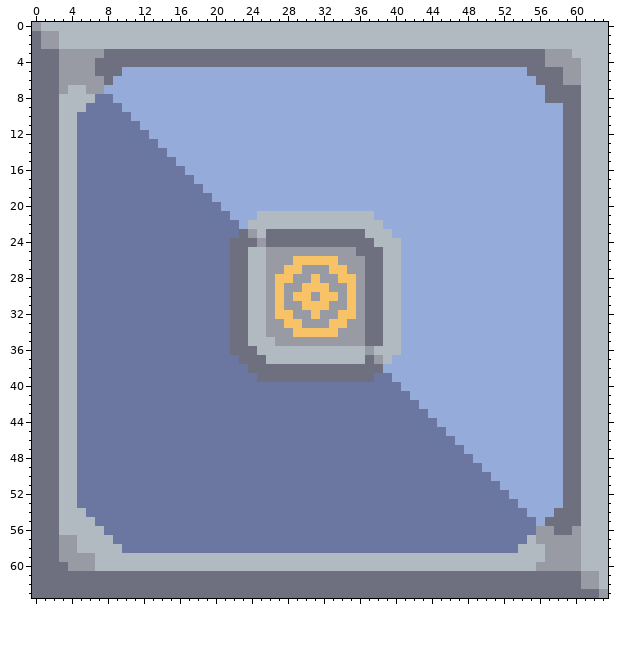
Pixel-art sprite -- assets/sprites/blocks/power/solar-thermal-collector.png. That is the earlier state.
The file is 64x64 pixels.
After:
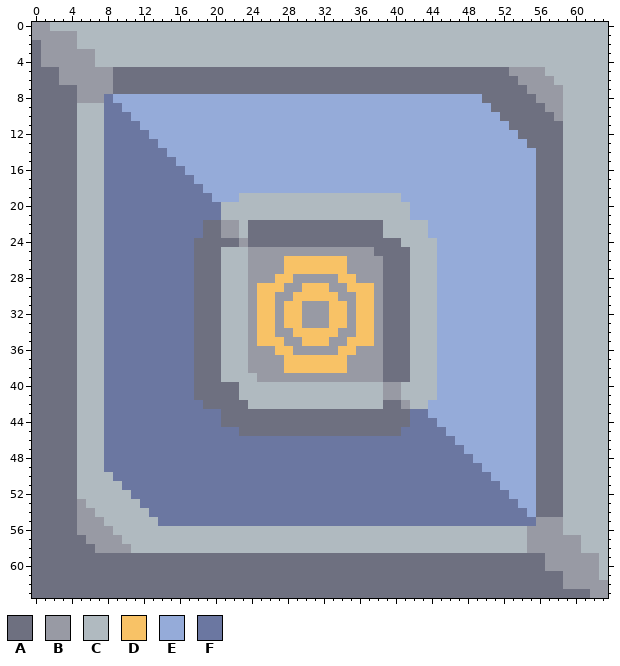
Palette (. is transparent): A #6e7080  B #989aa4  C #b0bac0  D #f8c266  E #95abd9  F #6b77a1
Edits made:
y 0: x 1 C -> B
y 1: x 0 A -> B; x 3..4 CC -> BB
y 2: x 3..4 CC -> BB
y 3: x 1..2 AA -> BB; x 7..59 BAAAAAAAAAAAAAAAAAAAAAAAAAAAAAAAAAAAAAAAAAAAAAAAAABBB -> CCCCCCCCCCCCCCCCCCCCCCCCCCCCCCCCCCCCCCCCCCCCCCCCCCCCC
y 4: x 1..2 AA -> BB; x 7..60 AAAAAAAAAAAAAAAAAAAAAAAAAAAAAAAAAAAAAAAAAAAAAAAAAABBBB -> CCCCCCCCCCCCCCCCCCCCCCCCCCCCCCCCCCCCCCCCCCCCCCCCCCCCCC
y 5: x 7..8 AA -> BB; x 10..60 EEEEEEEEEEEEEEEEEEEEEEEEEEEEEEEEEEEEEEEEEEEEEAAAABB -> AAAAAAAAAAAAAAAAAAAAAAAAAAAAAAAAAAAAAAAAAAABBBBCCCC
y 6: x 8..60 AEEEEEEEEEEEEEEEEEEEEEEEEEEEEEEEEEEEEEEEEEEEEEEEAAABB -> BAAAAAAAAAAAAAAAAAAAAAAAAAAAAAAAAAAAAAAAAAAAAABBBBCCC
y 7: x 3..5 BCC -> AAB; x 8..60 EEEEEEEEEEEEEEEEEEEEEEEEEEEEEEEEEEEEEEEEEEEEEEEEEAAAA -> BAAAAAAAAAAAAAAAAAAAAAAAAAAAAAAAAAAAAAAAAAAAAAABBBBCC
y 8: x 3..7 CCCCF -> AABBB; x 50..60 EEEEEEEAAAA -> AAAAAABBBCC
y 9: x 3..4 CC -> AA; x 6..7 FF -> CC; x 51..60 EEEEEEEEAA -> AAAAAABBCC
y 10: x 3..7 CCFFF -> AACCC; x 52..60 EEEEEEEAA -> AAAAAABCC
y 11: x 3..7 CCFFF -> AACCC; x 53..60 EEEEEEAA -> AAAAAACC
y 12: x 3..7 CCFFF -> AACCC; x 54..60 EEEEEAA -> AAAAACC
y 13: x 3..7 CCFFF -> AACCC; x 55..60 EEEEAA -> AAAACC
y 14..18: x 3..7 CCFFF -> AACCC; x 56..60 EEEAA -> AAACC
y 19: x 3..7 CCFFF -> AACCC; x 23..40 EEEEEEEEEEEEEEEEEE -> CCCCCCCCCCCCCCCCCC; x 56..60 EEEAA -> AAACC
y 20: x 3..7 CCFFF -> AACCC; x 21..41 EEEEEEEEEEEEEEEEEEEEE -> CCCCCCCCCCCCCCCCCCCCC; x 56..60 EEEAA -> AAACC
y 21: x 3..7 CCFFF -> AACCC; x 21..24 FEEE -> CCCC; x 38..41 EEEE -> CCCC; x 56..60 EEEAA -> AAACC
y 22: x 3..7 CCFFF -> AACCC; x 19..43 FFFFECCCCCCCCCCCCCCCEEEEE -> AABBCAAAAAAAAAAAAAAACCCCC; x 56..60 EEEAA -> AAACC
y 23: x 3..7 CCFFF -> AACCC; x 19..25 FFFFABC -> AABBCAA; x 37..38 CC -> AA; x 40..43 EEEE -> CCCC; x 56..60 EEEAA -> AAACC
y 24: x 3..7 CCFFF -> AACCC; x 18..21 FFFF -> AAAA; x 23 A -> B; x 25 B -> A; x 38..44 CCCEEEE -> AAACCCC; x 56..60 EEEAA -> AAACC
y 25: x 3..7 CCFFF -> AACCC; x 18..25 FFFFAACC -> AAACCCBB; x 36..37 AA -> BB; x 39..44 CCEEEE -> AAACCC; x 56..60 EEEAA -> AAACC
y 26: x 3..7 CCFFF -> AACCC; x 18..25 FFFFAACC -> AAACCCBB; x 28 B -> D; x 34 B -> D; x 37..44 AACCEEEE -> BBAAACCC; x 56..60 EEEAA -> AAACC
y 27: x 3..7 CCFFF -> AACCC; x 18..25 FFFFAACC -> AAACCCBB; x 30..32 BBB -> DDD; x 37..44 AACCEEEE -> BBAAACCC; x 56..60 EEEAA -> AAACC
y 28: x 3..7 CCFFF -> AACCC; x 18..25 FFFFAACC -> AAACCCBB; x 31 D -> B; x 37..44 AACCEEEE -> BBAAACCC; x 56..60 EEEAA -> AAACC
y 29: x 3..7 CCFFF -> AACCC; x 18..26 FFFFAACCB -> AAACCCBDD; x 36..44 BAACCEEEE -> DDBAAACCC; x 56..60 EEEAA -> AAACC
y 30: x 3..7 CCFFF -> AACCC; x 18..27 FFFFAACCBD -> AAACCCBDDB; x 31 B -> D; x 35..44 DBAACCEEEE -> BDDBAAACCC; x 56..60 EEEAA -> AAACC
y 31: x 3..7 CCFFF -> AACCC; x 18..44 FFFFAACCBDBBDDDBBDBAACCEEEE -> AAACCCBDDBDDBBBDDBDDBAAACCC; x 56..60 EEEAA -> AAACC
y 32: x 3..7 CCFFF -> AACCC; x 18..27 FFFFAACCBD -> AAACCCBDDB; x 29 B -> D; x 31 D -> B; x 33 B -> D; x 35..44 DBAACCEEEE -> BDDBAAACCC; x 56..60 EEEAA -> AAACC
y 33..34: x 3..7 CCFFF -> AACCC; x 18..26 FFFFAACCB -> AAACCCBDD; x 36..44 BAACCEEEE -> DDBAAACCC; x 56..60 EEEAA -> AAACC
y 35: x 3..7 CCFFF -> AACCC; x 18..27 FFFFAACCCB -> AAACCCBDDD; x 30..32 BBB -> DDD; x 35..44 BBAACCEEEE -> DDDBAAACCC; x 56..60 EEEAA -> AAACC
y 36: x 3..7 CCFFF -> AACCC; x 18..36 FFFFAAACCCCCCCCCCCC -> AAACCCBBBDDBBBBBDDB; x 38..44 CCCEEEE -> BAAACCC; x 56..60 EEEAA -> AAACC
y 37: x 3..7 CCFFF -> AACCC; x 18..37 FFFFFAAACCCCCCCCCCCA -> AAACCCBBBBDDDDDDDBBB; x 39..44 CEEEEE -> AAACCC; x 56..60 EEEAA -> AAACC
y 38: x 3..7 CCFFF -> AACCC; x 18..44 FFFFFFAAAAAAAAAAAAAAAEEEEEE -> AAACCCBBBBDDDDDDDBBBBAAACCC; x 56..60 EEEAA -> AAACC
y 39: x 3..7 CCFFF -> AACCC; x 18..44 FFFFFFFAAAAAAAAAAAAAFFEEEEE -> AAACCCCBBBBBBBBBBBBBBAAACCC; x 56..60 EEEAA -> AAACC
y 40: x 3..7 CCFFF -> AACCC; x 18..44 FFFFFFFFFFFFFFFFFFFFFFFEEEE -> AAAAACCCCCCCCCCCCCCCCBBCCCC; x 56..60 EEEAA -> AAACC
y 41: x 3..7 CCFFF -> AACCC; x 18..44 FFFFFFFFFFFFFFFFFFFFFFFFEEE -> AAAAACCCCCCCCCCCCCCCCBBCCCC; x 56..60 EEEAA -> AAACC
y 42: x 3..7 CCFFF -> AACCC; x 19..43 FFFFFFFFFFFFFFFFFFFFFFFFE -> AAAAACCCCCCCCCCCCCCCAABCC; x 56..60 EEEAA -> AAACC
y 43..44: x 3..7 CCFFF -> AACCC; x 21..41 FFFFFFFFFFFFFFFFFFFFF -> AAAAAAAAAAAAAAAAAAAAA; x 56..60 EEEAA -> AAACC
y 45: x 3..7 CCFFF -> AACCC; x 23..40 FFFFFFFFFFFFFFFFFF -> AAAAAAAAAAAAAAAAAA; x 56..60 EEEAA -> AAACC
y 46..49: x 3..7 CCFFF -> AACCC; x 56..60 EEEAA -> AAACC
y 50: x 3..8 CCFFFF -> AACCCC; x 56..60 EEEAA -> AAACC
y 51: x 3..9 CCFFFFF -> AACCCCC; x 56..60 EEEAA -> AAACC
y 52: x 3..10 CCFFFFFF -> AACCCCCC; x 56..60 EEEAA -> AAACC
y 53: x 3..11 CCFFFFFFF -> AABCCCCCC; x 56..60 EEEAA -> AAACC
y 54: x 3..12 CCCFFFFFFF -> AABBCCCCCC; x 56..57 EE -> AA; x 59..60 AA -> CC
y 55: x 3..13 CCCCFFFFFFF -> AABBBCCCCCC; x 56..60 EAAAA -> BBBCC
y 56: x 3..55 CCCCCFFFFFFFFFFFFFFFFFFFFFFFFFFFFFFFFFFFFFFFFFFFFFFFF -> AABBBBCCCCCCCCCCCCCCCCCCCCCCCCCCCCCCCCCCCCCCCCCCCCCCB; x 58..60 AAB -> BCC
y 57: x 3..55 BBCCCCFFFFFFFFFFFFFFFFFFFFFFFFFFFFFFFFFFFFFFFFFFFFFFC -> AAABBBBCCCCCCCCCCCCCCCCCCCCCCCCCCCCCCCCCCCCCCCCCCCCCB
y 58: x 3..53 BBCCCCCFFFFFFFFFFFFFFFFFFFFFFFFFFFFFFFFFFFFFFFFFFFF -> AAAABBBBCCCCCCCCCCCCCCCCCCCCCCCCCCCCCCCCCCCCCCCCCCC; x 55..56 CC -> BB
y 59: x 3..56 BBBBCCCCCCCCCCCCCCCCCCCCCCCCCCCCCCCCCCCCCCCCCCCCCCCCCC -> AAAAAAAAAAAAAAAAAAAAAAAAAAAAAAAAAAAAAAAAAAAAAAAAAAAAAA; x 61..62 CC -> BB
y 60: x 4..56 BBBCCCCCCCCCCCCCCCCCCCCCCCCCCCCCCCCCCCCCCCCCCCCCCCCCB -> AAAAAAAAAAAAAAAAAAAAAAAAAAAAAAAAAAAAAAAAAAAAAAAAAAAAA; x 61..62 CC -> BB
y 61: x 59..60 AA -> BB
y 62: x 59..60 AA -> BB; x 63 C -> B
y 63: x 62 A -> B
Pixel boxes of the changes (left, top, right, bottom) in both pictures:
changed: (32, 22, 608, 598)
